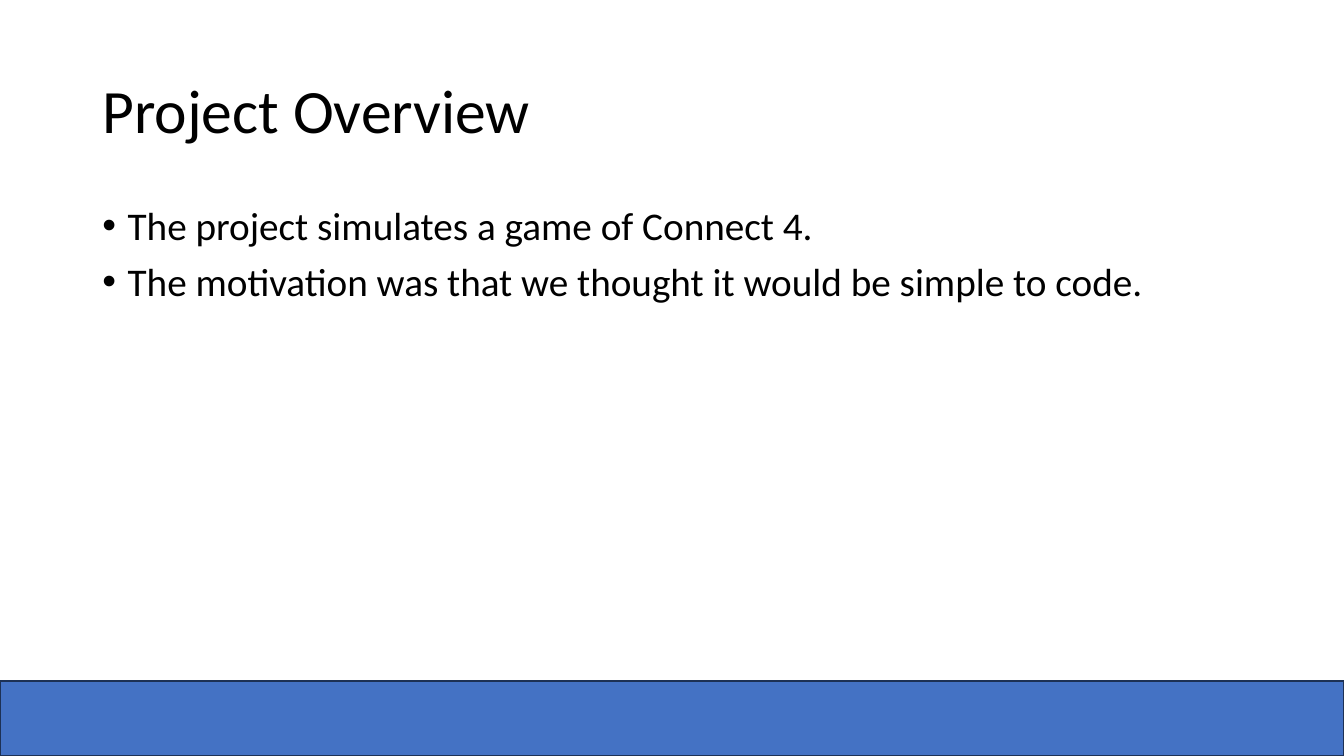
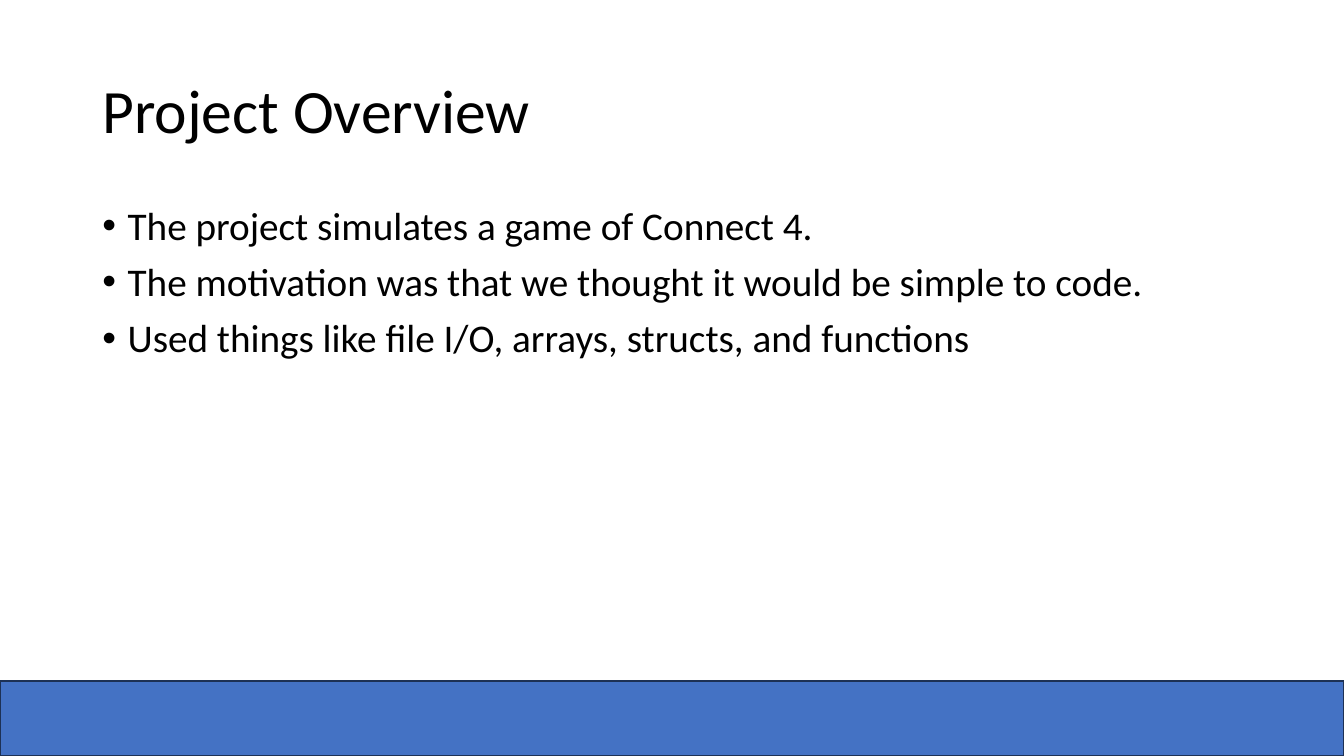
Before and after one commit to Zachadactyl/Connect-4_C, a slide deck: slide 2 of Four 2 Win.pptx. Drawn at 1344x756 pixels with LibreOffice and Linux fonts; fonts in the diff are those of the drawing; background and template pictures are left out. Boxes give left, top, right and bottom in pixels: in the first picture for what was removed or moved away, otherwise in the second. Text is boxed around its words. In the diff, an @@ line names an element or a change of style, - is before the commit and + after.

Commit message:
added/updated some text

```diff
--- a/Four 2 Win.pptx
+++ b/Four 2 Win.pptx
@@ text at (128,324,969,359): paragraph added @@
+• Used things like file I/O, arrays, structs, and functions
```
Also in this commit, not shown: 3 other slides changed, 1 slide added, 1 slide removed.
